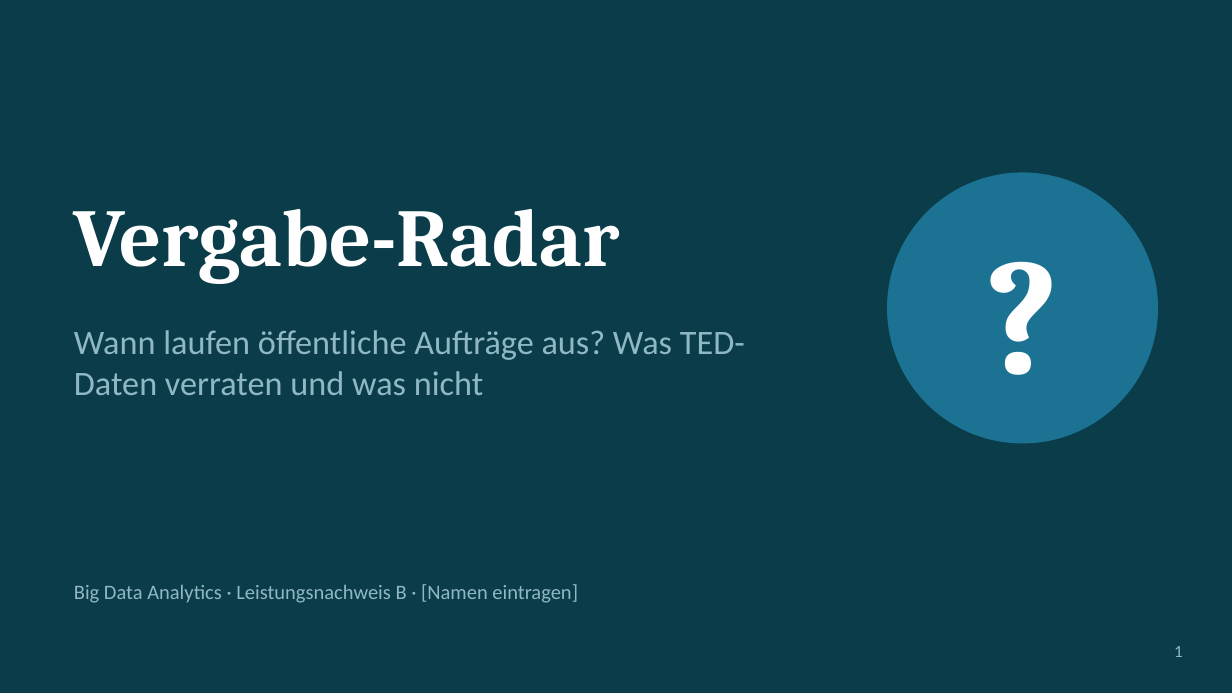
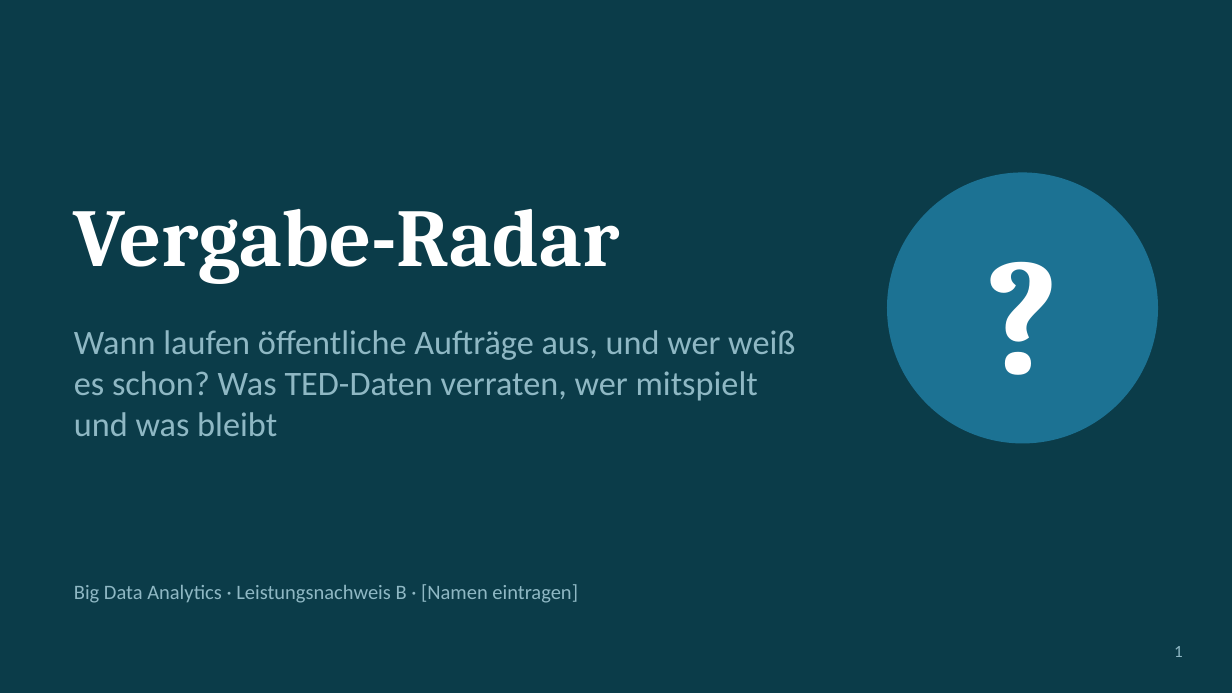
Before and after one commit to ludwigrichthammer9-web/vergabe_radar, a slide deck: slide 1 of docs/vortrag/vortrag_vergabe_radar.pptx. Drawn at 1232x693 pixels with LibreOffice and Linux fonts; fonts in the diff are those of the drawing. Boxes give left, top, right and bottom in pixels: in the first picture for what was removed or moved away, otherwise in the second. Text is boxed around its words. In the diff, an @@ line names an element or a change of style, - is before the commit and + after.

```diff
--- a/docs/vortrag/vortrag_vergabe_radar.pptx
+++ b/docs/vortrag/vortrag_vergabe_radar.pptx
@@ text at bbox=[74, 330, 795, 436]: text changed @@
-Wann laufen öffentliche Aufträge aus? Was TED-Daten verraten und was nicht
+Wann laufen öffentliche Aufträge aus, und wer weiß es schon? Was TED-Daten verraten, wer mitspielt und was bleibt
```
Also in this commit, not shown: 8 other slides changed, 3 slides added, 3 slides removed, 1 other file.
